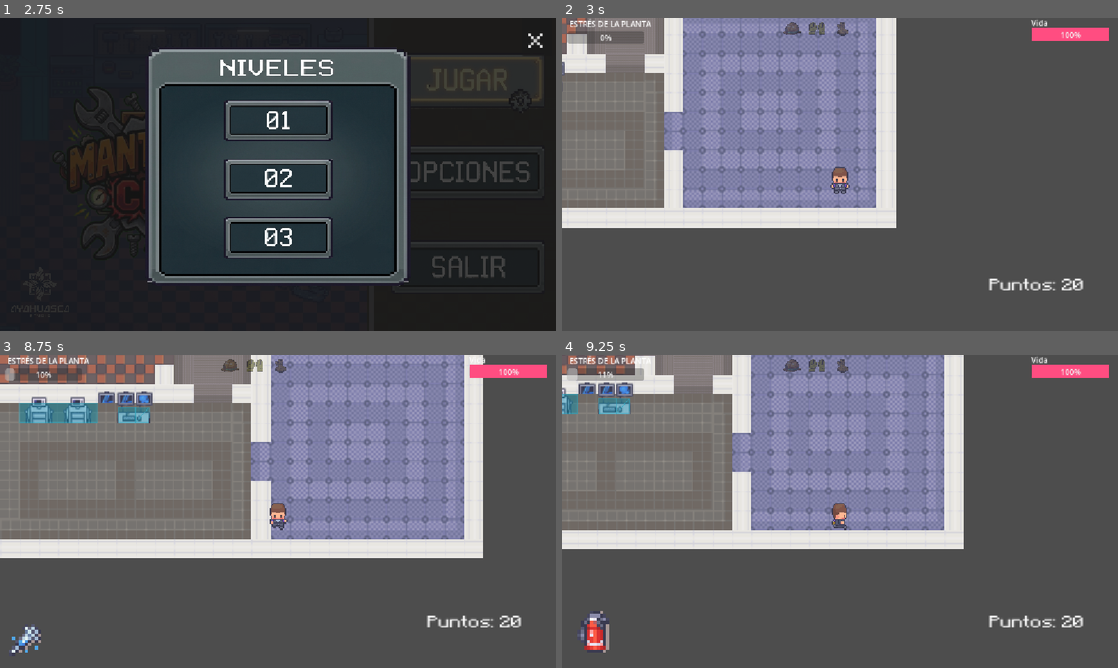
Above: before the commit, frames 1-4 (two rows, left to right).
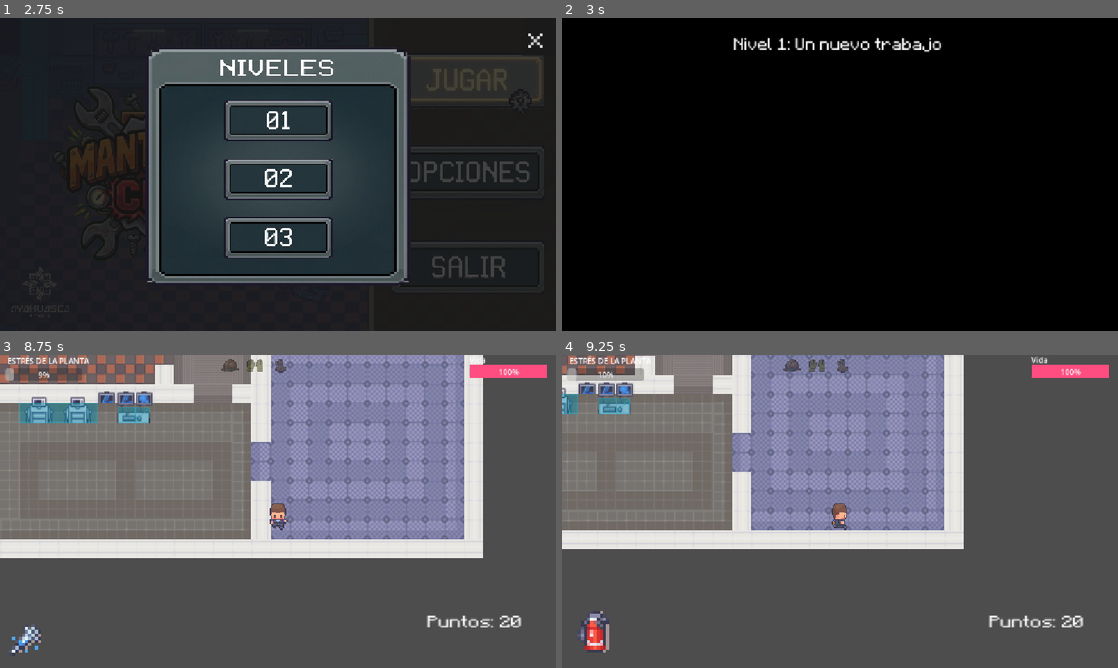
Above: after the commit, the same moments.

Repository: Ayahuasca-Studio/NoNameYet
Game: Godot game, scene res://Niveles/main_menu.tscn
Same seed, same stepped clock (60 frames per second), same inputs: the game is played once before the commit and once after it. This scene is started directly instead of the project's main scene. Video files are missing from this copy of the repository; at most half a second of black plays in their place.
Inputs (mouse positions are in pixels of both pictures, inside the frame that each line leads up to):
- Up to frame 1 (2.75 s): click (467, 174) at 0.5 s; click "x" at 1.25 s; click (467, 83) at 2 s
- Up to frame 2 (3 s): click (840, 121) at 2.75 s
- Up to frame 3 (8.75 s): tap Enter (ui_accept) at 3.5, 4.52, 4.55, 4.82, 6.02, 6.05, 6.32, 7.35, 7.52, 7.82, 8 s; hold D (mover_derecha) 3.53-4.28 s; hold Enter (ui_accept) 3.53-4.28 s; hold S (mover_abajo) 4.28-5.03 s; tap 1 (herramienta_1) at 4.35, 8.1 s; hold D (mover_derecha) 5.03-5.78 s; hold Enter (ui_accept) 5.03-5.78 s; tap 2 (herramienta_2) at 5.1 s; hold W (mover_arriba) 5.78-6.53 s; tap 3 (herramienta_3) at 5.85 s; hold Enter (ui_accept) 6.53-7.28 s; hold A (mover_izquierda) 6.53-8.03 s; tap E (recoger_epp) at 6.6 s; hold S (mover_abajo) from 8.03 s (still down); hold Enter (ui_accept) from 8.03 s (still down)
- Up to frame 4 (9.25 s): release S (mover_abajo) at 8.78 s; release Enter (ui_accept) at 8.78 s; hold D (mover_derecha) from 8.78 s (still down); tap 2 (herramienta_2) at 8.85 s; tap Enter (ui_accept) at 9.02, 9.05 s

Frame 1 is identical in both runs. In frame 2, 100% of the frame differs, in the area x 0-100%, y 0-100%; in frame 3, less than 0.1%; in frame 4, less than 0.1%.

Commit message:
Levels Union and Story Logic

Diff:
--- a/Niveles/Cinematics/Cinematic2.tscn
+++ b/Niveles/Cinematics/Cinematic2.tscn
@@ -1,6 +1,7 @@
 [gd_scene format=3 uid="uid://dwqdhk7fjfeey"]
 
 [ext_resource type="VideoStream" uid="uid://c62hvfodf62ki" path="res://Assets/Cinematics/Escena_2.ogv" id="1_gmapx"]
+[ext_resource type="Script" uid="uid://c4a7bhkrghf8u" path="res://Scripts/cinematic.gd" id="1_j0btf"]
 
 [node name="Cinematic2" type="Control" unique_id=660002203]
 layout_mode = 3
@@ -9,6 +10,8 @@
 anchor_bottom = 1.0
 grow_horizontal = 2
 grow_vertical = 2
+script = ExtResource("1_j0btf")
+siguiente_escena = "uid://d1wkvovegjltq"
 
 [node name="VideoStreamPlayer" type="VideoStreamPlayer" parent="." unique_id=1922763443]
 layout_mode = 1
--- a/Niveles/Cinematics/cinematic1.tscn
+++ b/Niveles/Cinematics/cinematic1.tscn
@@ -1,5 +1,6 @@
 [gd_scene format=3 uid="uid://0rle4x5qtwbf"]
 
+[ext_resource type="Script" uid="uid://c4a7bhkrghf8u" path="res://Scripts/cinematic.gd" id="1_4kmp5"]
 [ext_resource type="VideoStream" uid="uid://utnuvrh0wqmi" path="res://Assets/Cinematics/Escena_1.ogv" id="1_oqxh8"]
 [ext_resource type="FontFile" uid="uid://d0i8cmk5lba7s" path="res://Assets/mojangles-v2.otf" id="2_yyuqb"]
 
@@ -10,6 +11,8 @@
 anchor_bottom = 1.0
 grow_horizontal = 2
 grow_vertical = 2
+script = ExtResource("1_4kmp5")
+siguiente_escena = "uid://mc8wj3iucprt"
 
 [node name="VideoStreamPlayer" type="VideoStreamPlayer" parent="." unique_id=1922763443]
 layout_mode = 1
--- a/Niveles/Cinematics/cinematic3.tscn
+++ b/Niveles/Cinematics/cinematic3.tscn
@@ -1,6 +1,7 @@
 [gd_scene format=3 uid="uid://d1wkvovegjltq"]
 
 [ext_resource type="VideoStream" uid="uid://p7e3ko578q1x" path="res://Assets/Cinematics/Escena_3.ogv" id="1_76qg3"]
+[ext_resource type="Script" uid="uid://c4a7bhkrghf8u" path="res://Scripts/cinematic.gd" id="1_604ef"]
 [ext_resource type="FontFile" uid="uid://d0i8cmk5lba7s" path="res://Assets/mojangles-v2.otf" id="2_ksyvm"]
 
 [node name="Cinematic3" type="Control" unique_id=660002203]
@@ -10,6 +11,8 @@
 anchor_bottom = 1.0
 grow_horizontal = 2
 grow_vertical = 2
+script = ExtResource("1_604ef")
+siguiente_escena = "uid://crtmjfih38tj2"
 
 [node name="VideoStreamPlayer" type="VideoStreamPlayer" parent="." unique_id=1922763443]
 layout_mode = 1
--- a/Niveles/main_menu.tscn
+++ b/Niveles/main_menu.tscn
@@ -32,6 +32,10 @@
 grow_horizontal = 2
 grow_vertical = 2
 script = ExtResource("1_nlkkf")
+escena_opciones = "uid://hqcxiv2ruyqm"
+escena_nivel_1 = "uid://0rle4x5qtwbf"
+escena_nivel_2 = "uid://4h6pi1agd28h"
+escena_nivel_3 = "uid://d1wkvovegjltq"
 
 [node name="Background" type="TextureRect" parent="." unique_id=2004249523]
 layout_mode = 1
--- a/Niveles/piso_uno_gameloop.tscn
+++ b/Niveles/piso_uno_gameloop.tscn
@@ -12,6 +12,7 @@
 [ext_resource type="PackedScene" uid="uid://ietgmy0a4r6l" path="res://Prefabs/casillero_epp.tscn" id="10_bn1sp"]
 [ext_resource type="PackedScene" uid="uid://b8nc8iov7nfqf" path="res://Prefabs/barrera_escalera.tscn" id="11_tmm2b"]
 [ext_resource type="PackedScene" uid="uid://b4cyxfcubli64" path="res://Prefabs/elevator_up.tscn" id="12_6ek1d"]
+[ext_resource type="FontFile" uid="uid://d0i8cmk5lba7s" path="res://Assets/mojangles-v2.otf" id="13_g35st"]
 
 [sub_resource type="TileSetAtlasSource" id="TileSetAtlasSource_1uv6g"]
 texture = ExtResource("1_ifyin")
@@ -3002,9 +3003,11 @@
 
 [node name="Maquina" parent="." unique_id=899099243 instance=ExtResource("5_jojke")]
 position = Vector2(-127, -211)
+puntos_ganados = 30
 
 [node name="Maquina2" parent="." unique_id=1811259703 instance=ExtResource("5_jojke")]
 position = Vector2(61, -6)
+puntos_ganados = 30
 
 [node name="Interfaz" parent="." unique_id=1390139656 instance=ExtResource("7_toyu6")]
 
@@ -3030,18 +3033,45 @@
 position = Vector2(-129, -124)
 
 [node name="CasilleroEPP2" parent="." unique_id=1215365457 instance=ExtResource("10_bn1sp")]
-position = Vector2(-65, -21)
+position = Vector2(-254, -101)
 epp_a_entregar = 2
 nombre_item = "Botas"
 
-[node name="Jugador" parent="." unique_id=1844464217 instance=ExtResource("6_toyu6")]
-position = Vector2(11, -105)
-
-[node name="BarreraEscalera" parent="." unique_id=369001316 instance=ExtResource("11_tmm2b")]
+[node name="BarreraEscalera" parent="." unique_id=369001316 node_paths=PackedStringArray("label_noticia") instance=ExtResource("11_tmm2b")]
 position = Vector2(136, -224)
 rotation = 1.5707964
+puntos_necesarios = 30
+label_noticia = NodePath("../Label/Jugador/Noticia")
 
 [node name="ElevatorUp" parent="." unique_id=613870582 instance=ExtResource("12_6ek1d")]
 position = Vector2(177, -223)
+next_scene = "uid://dwqdhk7fjfeey"
+
+[node name="Label" type="Label" parent="." unique_id=370676538]
+offset_left = 149.0
+offset_top = -233.0
+offset_right = 288.0
+offset_bottom = -209.0
+scale = Vector2(0.39055285, 0.6189565)
+theme_override_colors/font_color = Color(1, 1, 0, 1)
+theme_override_constants/outline_size = 6
+theme_override_fonts/font = ExtResource("13_g35st")
+text = "Siguiente Nivel"
+
+[node name="Jugador" parent="Label" unique_id=1844464217 instance=ExtResource("6_toyu6")]
+position = Vector2(-353.34528, 206.79968)
+scale = Vector2(2.560473, 1.6156224)
+
+[node name="Noticia" type="Label" parent="Label/Jugador" unique_id=356607255]
+visible = false
+offset_left = -154.0
+offset_top = -105.0
+offset_right = 312.0
+offset_bottom = -54.0
+scale = Vector2(0.69, 0.69)
+theme_override_constants/outline_size = 8
+theme_override_fonts/font = ExtResource("13_g35st")
+text = "Los accidentes han aumentado desde tu llegada
+¡Administración cree que eres el culpable!!!!"
 
 [connection signal="body_entered" from="StairUp" to="StairUp" method="_on_body_entered"]
--- a/Prefabs/maquina.tscn
+++ b/Prefabs/maquina.tscn
@@ -11,6 +11,7 @@
 
 [node name="Maquina" type="Area2D" unique_id=899099243]
 script = ExtResource("1_xss06")
+puntos_ganados = 50
 
 [node name="Sprite2D" type="Sprite2D" parent="." unique_id=794194822]
 scale = Vector2(0.41719273, 0.43597656)
--- a/Scripts/barrera_escalera.gd
+++ b/Scripts/barrera_escalera.gd
@@ -3,6 +3,9 @@
 # VARIABLES EXPORTADAS (Ajustables en el Inspector)
 @export var puntos_necesarios: int = 100
 @export var mensaje_abierto: String = "¡Puntaje alcanzado! Escaleras desbloqueadas."
+
+# OPCIONAL: Arrastra aquí tu Label 'Noticia' desde el Inspector
+@export var label_noticia: Label
 
 # REFERENCIAS A NODOS
 @onready var sprite: Sprite2D = $Sprite2D
@@ -19,17 +22,21 @@
 	if sprite:
 		sprite.visible = true
 
+	# 2. Nos aseguramos de que el Label empiece oculto al cargar la escena
+	if label_noticia:
+		label_noticia.visible = false
+
 func _process(_delta: float) -> void:
-	# Si ya se abrió, no necesitamos seguir verificando nada
+	# Si ya se abrió, no necesitamos seguir verificando
 	if esta_abierta:
 		return
 
-	# 1. Buscamos el nodo Score (que está en el grupo "score_manager") si aún no lo tenemos
+	# Buscamos el nodo Score si aún no lo tenemos
 	if not score_manager:
 		score_manager = get_tree().get_first_node_in_group("score_manager")
 		return
 
-	# 2. Verificamos constantemente si el jugador ya alcanzó o superó los puntos
+	# Verificamos si el jugador alcanzó el puntaje necesario
 	if score_manager.puntaje_total >= puntos_necesarios:
 		abrir_barrera()
 
@@ -38,21 +45,18 @@
 		return # Evitar doble ejecución
 
 	esta_abierta = true
+	print("🚨 Barrera: ¡Puntos alcanzados! Abriendo acceso.")
 
-	print("🚨 Barrera: ¡Puntos alcanzados! Abriendo acceso a escaleras.")
-
-
-	# 1. Efecto Visual
-	# Opción A: Ocultar el sprite
+	# 1. Ocultar la barrera y quitar colisión
 	if sprite:
 		sprite.visible = false
-
 	colision.disabled = true
 
-	# Si todo el nodo debe desaparecer por completo:
-	# visible = false
+	# 2. Hacer visible tu Label tal y como lo configuraste
+	if label_noticia:
+		label_noticia.visible = true
 
-	# 3. Avisar a la Interfaz y reproducir sonido de logro
+	# 3. Sonido y notificación a la UI
 	if AudioConfig:
 		AudioConfig.play_sfx(AudioConfig.SFX_REPAIR_SUCCESS)
 
--- /dev/null
+++ b/Scripts/cinematic.gd
@@ -0,0 +1,24 @@
+extends Control
+
+# Referencia a tu reproductor de video en el árbol de nodos
+@onready var video_player: VideoStreamPlayer = $VideoStreamPlayer
+
+# Te permite seleccionar cualquier archivo .tscn directamente desde el Inspector de Godot
+@export_file("*.tscn") var siguiente_escena: String
+
+func _ready() -> void:
+	video_player.finished.connect(_on_video_terminado)
+	video_player.play()
+
+# OPCIONAL: Tecla de saltar cinemática (Enter / Espacio)
+func _unhandled_input(event: InputEvent) -> void:
+	if event.is_action_pressed("ui_accept"):
+		print("⏭️ Saltando cinemática...")
+		_on_video_terminado()
+
+func _on_video_terminado() -> void:
+	if siguiente_escena != "":
+		print("🎬 Cinemática terminada. Cargando: ", siguiente_escena)
+		get_tree().change_scene_to_file(siguiente_escena)
+	else:
+		print("⚠️ ¡ATENCIÓN! No asignaste la 'Siguiente Escena' en el Inspector del nodo Cinematic1.")
--- a/Scripts/elevator.gd
+++ b/Scripts/elevator.gd
@@ -1,15 +1,16 @@
 extends Area2D
 
-@export var next_scene: String
-@export var target_spawn_point: String # Nuevo: Aquí pondrás "SpawnStairs" o "SpawnElevator"
+# Al usar @export_file("*.tscn"), Godot te mostrará un buscador de archivos en el Inspector
+@export_file("*.tscn") var next_scene: String
+@export var target_spawn_point: String # Aquí pondrás "SpawnStairs" o "SpawnElevator"
 
-func _on_body_entered(body):
+func _on_body_entered(body: Node2D) -> void:
 	if body.name == "Jugador":
 		if next_scene != "" and target_spawn_point != "":
 			# Enviamos la escena y el punto de aparición al Manager
 			TransitionManager.change_scene(next_scene, target_spawn_point)
 		else:
 			if next_scene == "":
-				print("Error: Falta configurar la escena de destino.")
+				print("Error: Falta configurar la escena de destino en el Inspector.")
 			if target_spawn_point == "":
-				print("Error: Falta configurar el punto de aparición.")
+				print("Error: Falta configurar el punto de aparición en el Inspector.")
--- a/Scripts/main_menu.gd
+++ b/Scripts/main_menu.gd
@@ -1,19 +1,25 @@
 extends Control
 
-# --- RUTA DE BOTONES PRINCIPALES
+# --- RUTAS EXPORTADAS (Las asignas desde el Inspector en Godot) ---
+@export_file("*.tscn") var escena_opciones: String
+@export_file("*.tscn") var escena_nivel_1: String
+@export_file("*.tscn") var escena_nivel_2: String
+@export_file("*.tscn") var escena_nivel_3: String
+
+# --- RUTA DE BOTONES PRINCIPALES ---
 @onready var btn_jugar = $CanvasLayer/Play
 @onready var btn_opciones = $CanvasLayer/Options
 @onready var btn_salir_principal = $CanvasLayer/Exit
 
-# --- CONTENEDOR DE NIVELES
+# --- CONTENEDOR DE NIVELES ---
 @onready var menu_niveles = $Level
 @onready var btn_nivel_1 = $Level/One
 @onready var btn_nivel_2 = $Level/Two
 @onready var btn_nivel_3 = $Level/Three
 @onready var btn_salir_niveles = $Level/Exit
 
-func _ready():
-	# niveles ocultos al inicio
+func _ready() -> void:
+	# Niveles ocultos al inicio
 	menu_niveles.visible = false
 
 	# Música de fondo del menú
@@ -25,35 +31,46 @@
 	btn_salir_principal.pressed.connect(_on_btn_salir_principal_pressed)
 
 	# 3. Conectar señales del menú de niveles
-	btn_nivel_1.pressed.connect(_on_nivel_seleccionado)
-	btn_nivel_2.pressed.connect(_on_nivel_seleccionado)
-	btn_nivel_3.pressed.connect(_on_nivel_seleccionado)
+	btn_nivel_1.pressed.connect(_on_nivel_1_pressed)
+	btn_nivel_2.pressed.connect(_on_nivel_2_pressed)
+	btn_nivel_3.pressed.connect(_on_nivel_3_pressed)
 	btn_salir_niveles.pressed.connect(_on_btn_salir_niveles_pressed)
 
 
-
-func _on_btn_jugar_pressed():
+func _on_btn_jugar_pressed() -> void:
 	AudioConfig.play_sfx(AudioConfig.SFX_CLICK)
-	# En lugar de cambiar de escena directo, mostramos el menú de niveles
 	menu_niveles.visible = true
 
-func _on_btn_opciones_pressed():
+func _on_btn_opciones_pressed() -> void:
 	AudioConfig.play_sfx(AudioConfig.SFX_CLICK)
-	get_tree().change_scene_to_file("res://interfaces/options.tscn")
+	_cargar_escena(escena_opciones)
 
-func _on_btn_salir_principal_pressed():
+func _on_btn_salir_principal_pressed() -> void:
 	AudioConfig.play_sfx(AudioConfig.SFX_CLICK)
 	get_tree().quit()
 
 
 # --- LÓGICA DEL MENÚ DE NIVELES ---
 
-func _on_nivel_seleccionado():
+func _on_nivel_1_pressed() -> void:
 	AudioConfig.play_sfx(AudioConfig.SFX_CLICK)
-	# Redirige a la planta baja (por ahora todos)
-	get_tree().change_scene_to_file("res://Niveles/planta_baja_gameloop.tscn")
+	_cargar_escena(escena_nivel_1)
 
-func _on_btn_salir_niveles_pressed():
+func _on_nivel_2_pressed() -> void:
 	AudioConfig.play_sfx(AudioConfig.SFX_CLICK)
-	# Oculta el menú de niveles y vuelve a dejar interactuable el menú principal
+	_cargar_escena(escena_nivel_2)
+
+func _on_nivel_3_pressed() -> void:
+	AudioConfig.play_sfx(AudioConfig.SFX_CLICK)
+	_cargar_escena(escena_nivel_3)
+
+func _on_btn_salir_niveles_pressed() -> void:
+	AudioConfig.play_sfx(AudioConfig.SFX_CLICK)
 	menu_niveles.visible = false
+
+# Función auxiliar segura para cargar escenas
+func _cargar_escena(ruta_escena: String) -> void:
+	if ruta_escena != "":
+		get_tree().change_scene_to_file(ruta_escena)
+	else:
+		print("⚠️ No has asignado la escena correspondiente en el Inspector del Menú.")
--- a/Scripts/maquina.gd
+++ b/Scripts/maquina.gd
@@ -10,6 +10,9 @@
 
 # VARIABLE: Guarda si el jugador está dentro del rango de la máquina
 var jugador_en_rango: Node2D = null
+
+# --- NUEVO: Puntos que puedes configurar en el Inspector ---
+@export var puntos_ganados: int = 150
 
 # --- Funcion: Se llama solo una vez al iniciar la escena ---
 func _ready() -> void:
@@ -81,6 +84,9 @@
 		estado_actual = Estados.NORMAL
 		actualizar_visualizacion()
 
+		# --- AQUÍ SUMAMOS LOS PUNTOS AL REPARAR ---
+		get_tree().call_group("score_manager", "sumar_puntos", puntos_ganados)
+
 		# Restamos 25 puntos de estrés acumulado al reparar con éxito
 		var mundo = owner
 		if mundo and mundo.has_method("modificar_estres"):
@@ -98,13 +104,13 @@
 			sprite.modulate = Color.WHITE
 			print("Máquina operando con normalidad.")
 		Estados.ROTA:
-			sprite.modulate = Color.BROWN
+			sprite.modulate = Color.YELLOW
 			print("¡ALERTA! Se requiere Llave Inglesa (Tecla 1).")
 		Estados.INCENDIO:
 			sprite.modulate = Color.RED
 			print("¡ALERTA! Se requiere Extintor (Tecla 2).")
 		Estados.SOBRECARGA:
-			sprite.modulate = Color.YELLOW
+			sprite.modulate = Color.BLUE
 			print("¡ALERTA! Se requiere Multímetro (Tecla 3).")
 
 # _process corre en cada frame de renderizado.
Not shown, added: Scripts/cinematic.gd.uid
